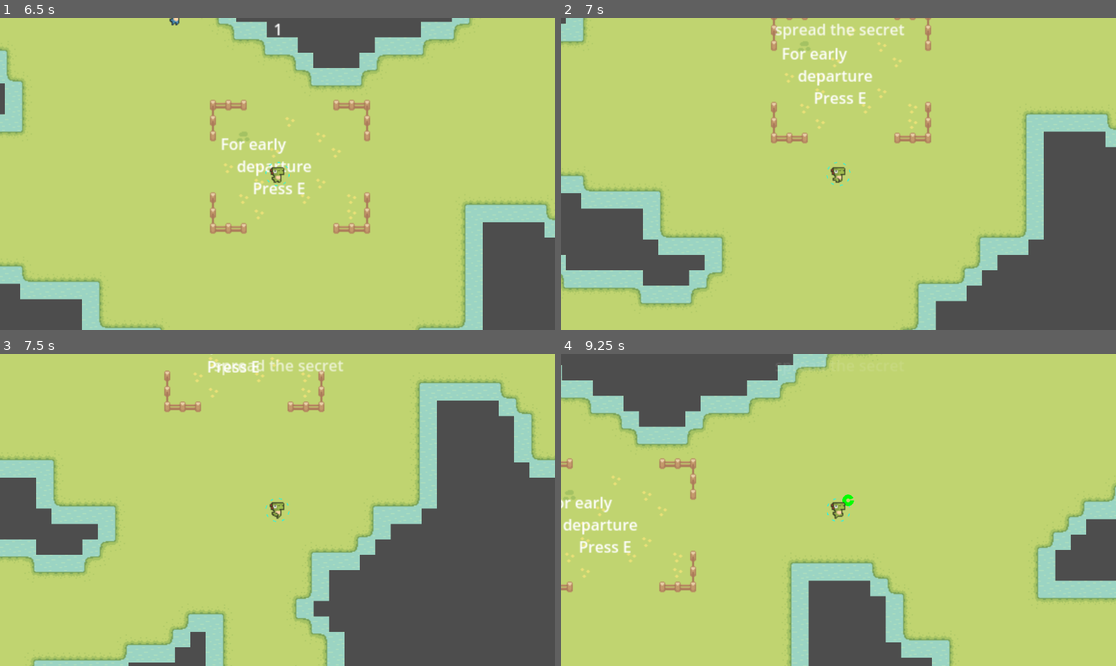
Above: before the commit, frames 1-4 (two rows, left to right).
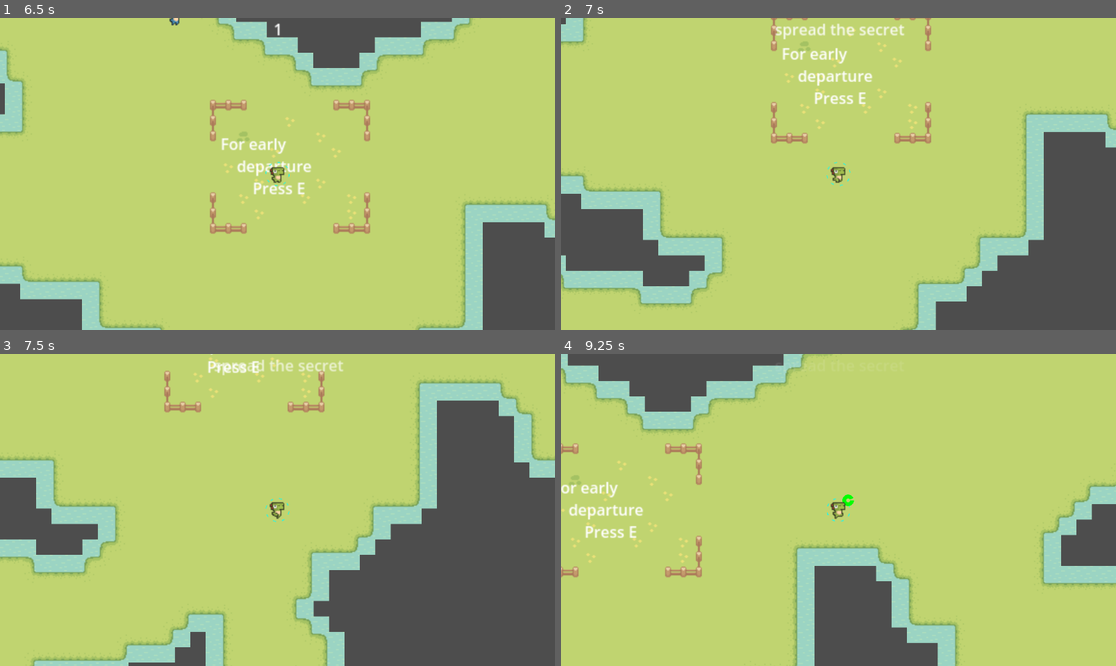
Above: after the commit, the same moments.

Repository: sentinelle28/Secret-Spreader
Game: Godot game, scene res://level/mainmenu/mainmenu.tscn
The game is run twice, just before and just after one commit, with the same random seed, the same clock (stepped at 60 frames per second) and the same inputs.
Inputs:
- Up to frame 1 (6.5 s): click "click to play" at 0.5 s; click "click to play" at 1.25 s; hold Right (ui_right) 2.03-2.78 s; tap E (interact) at 2.1, 2.85, 3.5, 3.8, 4.25, 4.35, 5, 5.1, 5.75, 6.05 s; hold Down (ui_down) 2.78-3.53 s; hold Right (ui_right) 3.53-4.28 s; hold Shift (run) 3.53-4.28 s; hold Up (ui_up) 4.28-5.03 s; hold Left (ui_left) from 5.03 s (still down); tap Shift (run) at 5.85 s
- Up to frame 2 (7 s): tap E (interact) at 6.5, 6.6 s; release Left (ui_left) at 6.53 s; hold Down (ui_down) from 6.53 s (still down)
- Up to frame 3 (7.5 s): tap E (interact) at 7.25, 7.35 s; release Down (ui_down) at 7.28 s; hold Right (ui_right) from 7.28 s (still down)
- Up to frame 4 (9.25 s): release Right (ui_right) at 8.03 s; hold Up (ui_up) 8.03-8.78 s; hold Shift (run) 8.03-8.78 s; tap E (interact) at 8.3, 8.85 s; hold Right (ui_right) from 8.78 s (still down)

Frame 1 is identical in both runs. In frame 2, 0.2% of the frame differs, in the area x 0-100%, y 1-91%; in frame 3, 0.3%; in frame 4, 15%, in the area x 0-100%, y 0-100%.

Commit message:
balance the game + bug fixes

Diff:
--- a/autoload/player_stats/Player_Stats.gd
+++ b/autoload/player_stats/Player_Stats.gd
@@ -10,9 +10,9 @@
 
 
 func _reset()->void:
-	base_speed = 300
+	base_speed = 200
 	max_stamina = 100
-	stamina_regen = 1.2
+	stamina_regen = 1.4
 	area_of_influence = 12
 	stamina_mult = 1.1
 	secret_mult = 1
--- a/autoload/score/Score.gd
+++ b/autoload/score/Score.gd
@@ -16,7 +16,7 @@
 
 func can_pass(time_left:float)->bool:
 	var mult:float = get_mult(time_left)
-	total_score += current_score*mult
+
 	return current_score*mult >= score_to_beat
 
 func _add_coins(coins:int)->void:
@@ -30,7 +30,7 @@
 func _reset()->void:
 	total_score = 0
 	current_score = 0
-	score_to_beat = 100
+	score_to_beat = 50
 	spread_coins = 0
 	current_level = 1
 
@@ -41,6 +41,8 @@
 	Upgrade._reset()
 
 func _end_round(time_left:float)->void:
+	var mult:float = get_mult(time_left)
+	total_score += current_score*mult
 	if can_pass(time_left):
 		current_score = 0
 		current_level += 1
--- a/autoload/upgrade/upgrade.gd
+++ b/autoload/upgrade/upgrade.gd
@@ -10,4 +10,4 @@
 	upgrade_dict[upgrade_name] = value
 
 func _reset()->void:
-	upgrade_dict = {}
+	upgrade_dict.clear()
--- a/component/character/player/player.gd
+++ b/component/character/player/player.gd
@@ -59,17 +59,17 @@
 func _move(delta:float)->void:
 	var direction:Vector2 = Input.get_vector("ui_left","ui_right","ui_up","ui_down")
 	_check_run(delta)
-	_accelerate(direction)
+	_accelerate()
 	velocity = direction*base_speed*stamina_mult*current_acceleration
 	_change_sprite(direction)
 	_change_animation(velocity)
 	_ghost()
 
-func _accelerate(direction:Vector2)->void:
-	if direction == Vector2.ZERO:
+func _accelerate()->void:
+	if velocity == Vector2.ZERO:
 		current_acceleration = 1
 
-	elif direction != Vector2.ZERO:
+	elif velocity != Vector2.ZERO:
 		current_acceleration = lerp(current_acceleration,max_acceleration,acceleration_factor)
 
 func _run_particle(direction:Vector2)->void:
--- a/component/menu/shop.tscn
+++ b/component/menu/shop.tscn
@@ -57,6 +57,7 @@
 position = Vector2(608, 168)
 color = Color(0, 0.396078, 0, 1)
 radius = 50
+cost = 20
 strenght = 0.1
 related_var = "stamina_regen"
 name_of_upgrade = "+ stamina regen"
@@ -66,6 +67,7 @@
 position = Vector2(224, 352)
 color = Color(1, 1, 0, 1)
 radius = 50
+cost = 5
 strenght = 2.0
 related_var = "area_of_influence"
 name_of_upgrade = "+ influence"
@@ -75,6 +77,7 @@
 position = Vector2(416, 360)
 color = Color(1, 0.0862745, 1, 1)
 radius = 50
+cost = 15
 strenght = 0.1
 related_var = "stamina_mult"
 name_of_upgrade = "+ stamina speed"
@@ -84,6 +87,7 @@
 position = Vector2(608, 360)
 color = Color(0.568627, 0, 1, 1)
 radius = 50
+cost = 100
 strenght = 0.1
 related_var = "secret_mult"
 name_of_upgrade = "+ secret mult"
@@ -93,6 +97,7 @@
 position = Vector2(888, 264)
 color = Color(0.990067, 0.752756, 0.814178, 1)
 radius = 50
+cost = 35
 strenght = 10.0
 related_var = "better_goofy_men"
 name_of_upgrade = "+ more points"
